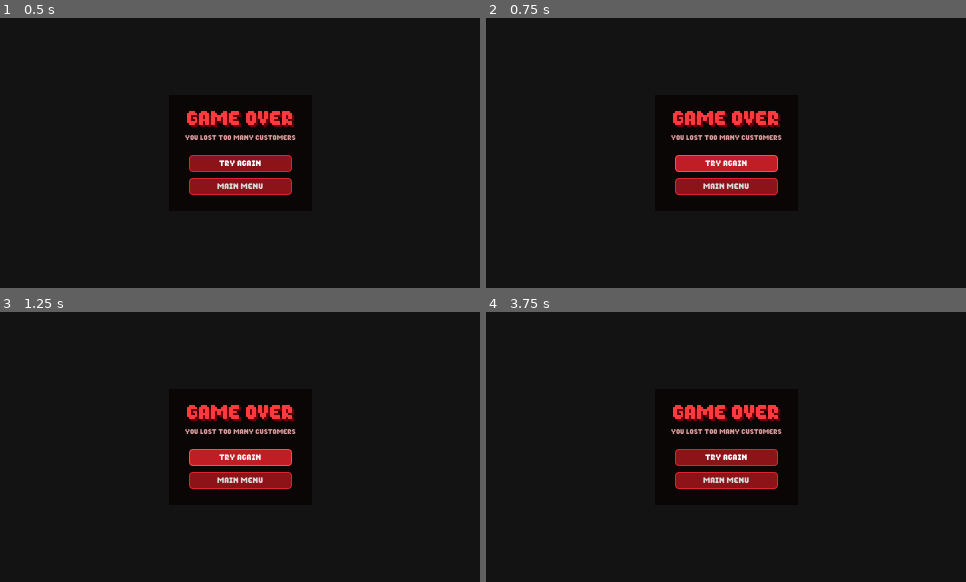
Above: before the commit, frames 1-4 (two rows, left to right).
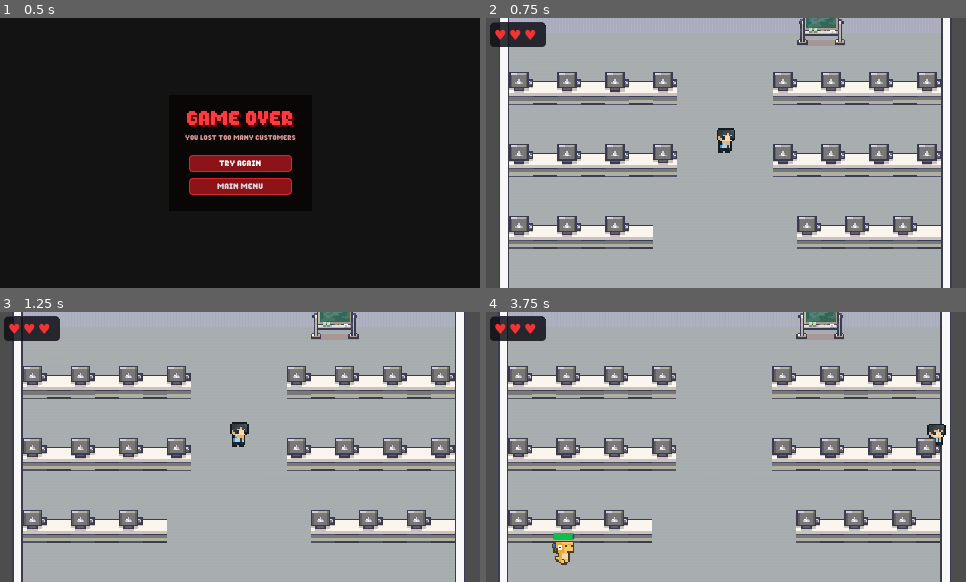
Above: after the commit, the same moments.

Repository: Raikosuu/Full-Tech-Panic_Public
Game: Godot game, scene res://scenes/game_over_screen.tscn
Two runs of this game, one before a commit and one after it. Both use one fixed random seed, a clock stepped at 60 frames per second and the inputs below. This scene is started directly instead of the project's main scene.
Inputs (mouse positions are in pixels of both pictures, inside the frame that each line leads up to):
- Up to frame 1 (0.5 s): no input
- Up to frame 2 (0.75 s): click (726, 163) at 0.5 s, where only the run after the commit has a clickable "Try Again"
- Up to frame 3 (1.25 s): no input
- Up to frame 4 (3.75 s): move the mouse to (831, 433) at 1.27 s; hold D (move_right) 1.28-2 s; hold E (interact) 1.28-2 s; click (831, 433) at 1.42 s; drag from (630, 460) to (702, 501) at 2.02 s; move the mouse to (774, 387) at 2.77 s; hold D (move_right) 2.78-3.5 s; hold E (interact) 2.78-3.5 s; drag from (702, 501) to (582, 406) at 3.52 s

Frame 1 is identical in both runs. In frame 2, 100% of the frame differs, in the area x 0-100%, y 0-100%; in frame 3, 100%; in frame 4, 100%.

Commit message:
fixed game over bug

Diff:
--- a/scenes/game_over_screen.tscn
+++ b/scenes/game_over_screen.tscn
@@ -128,3 +128,6 @@
 theme_override_styles/pressed = SubResource("StyleBoxFlat_btn")
 theme_override_styles/hover = SubResource("StyleBoxFlat_btn_hover")
 text = "Main Menu"
+
+[connection signal="pressed" from="Panel/VBoxContainer/ButtonMargin/ButtonBox/RetryButton" to="." method="_on_retry_button_pressed"]
+[connection signal="pressed" from="Panel/VBoxContainer/ButtonMargin/ButtonBox/MainMenuButton" to="." method="_on_main_menu_button_pressed"]
--- a/scripts/game_over_screen.gd
+++ b/scripts/game_over_screen.gd
@@ -1,7 +1,7 @@
 extends CanvasLayer
 
 func _ready() -> void:
-	# Pause the game while the screen is showing
+	process_mode = Node.PROCESS_MODE_ALWAYS
 	get_tree().paused = true
 
 	$Panel/VBoxContainer/ButtonMargin/ButtonBox/RetryButton.pressed.connect(_on_retry)
@@ -10,9 +10,11 @@
 func _on_retry() -> void:
 	get_tree().paused = false
 	HealthState.reset()
+	queue_free()
 	get_tree().change_scene_to_file("res://scenes/game_scene.tscn")
 
 func _on_main_menu() -> void:
 	get_tree().paused = false
 	HealthState.reset()
+	queue_free()
 	get_tree().change_scene_to_file("res://scenes/main_menu.tscn")
